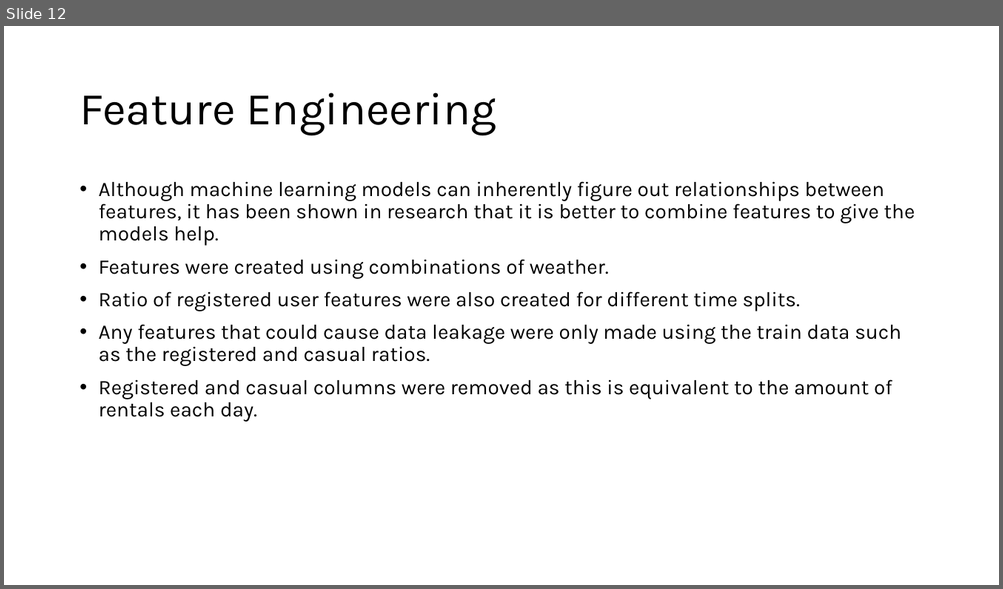
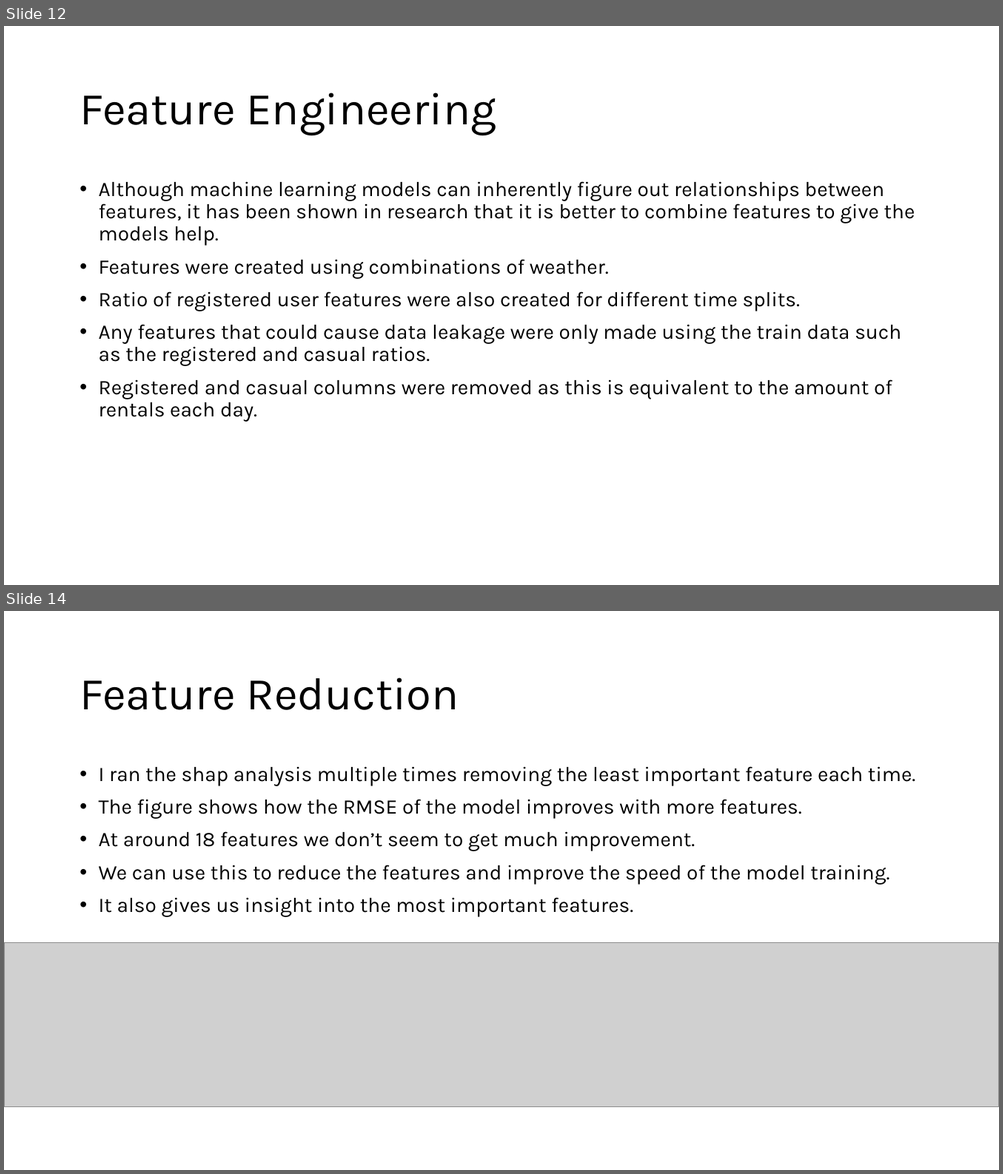
Before and after one commit to lrcode97/bike_demand_2025, a slide deck: presentation.pptx. Shown one above the other, each under a label of ours: slide 12 before the commit, slides 12 and 14 after it; the slides between them are not shown. The pictures are 1003x589 and 1003x1174 pixels, drawn with LibreOffice and Linux fonts; fonts in the diff are those of the drawing; grey boxes stand for pictures. Boxes give left, top, right and bottom in pixels: in the first picture for what was removed or moved away, otherwise in the second. Text is boxed around its words. In the diff, an @@ line names an element or a change of style, - is before the commit and + after.

```diff
--- a/presentation.pptx
+++ b/presentation.pptx
@@ slide 14 added at <box>4,611,999,1170</box>, background #FFFFFF @@
@@ title added at <box>79,678,458,710</box>, 44 pt, text #000000 @@
+Feature Reduction
@@ text added at <box>99,766,915,917</box>, 20 pt, text #000000 @@
+• I ran the shap analysis multiple times removing the least important feature each time.
+• The figure shows how the RMSE of the model improves with more features.
+• At around 18 features we don’t seem to get much improvement.
+• We can use this to reduce the features and improve the speed of the model training.
+• It also gives us insight into the most important features.
@@ picture added at <box>4,943,999,1107</box> @@
```
Also in this commit, not shown: 1 slide changed, 2 other slides added, 3 slides removed, 12 other files.
